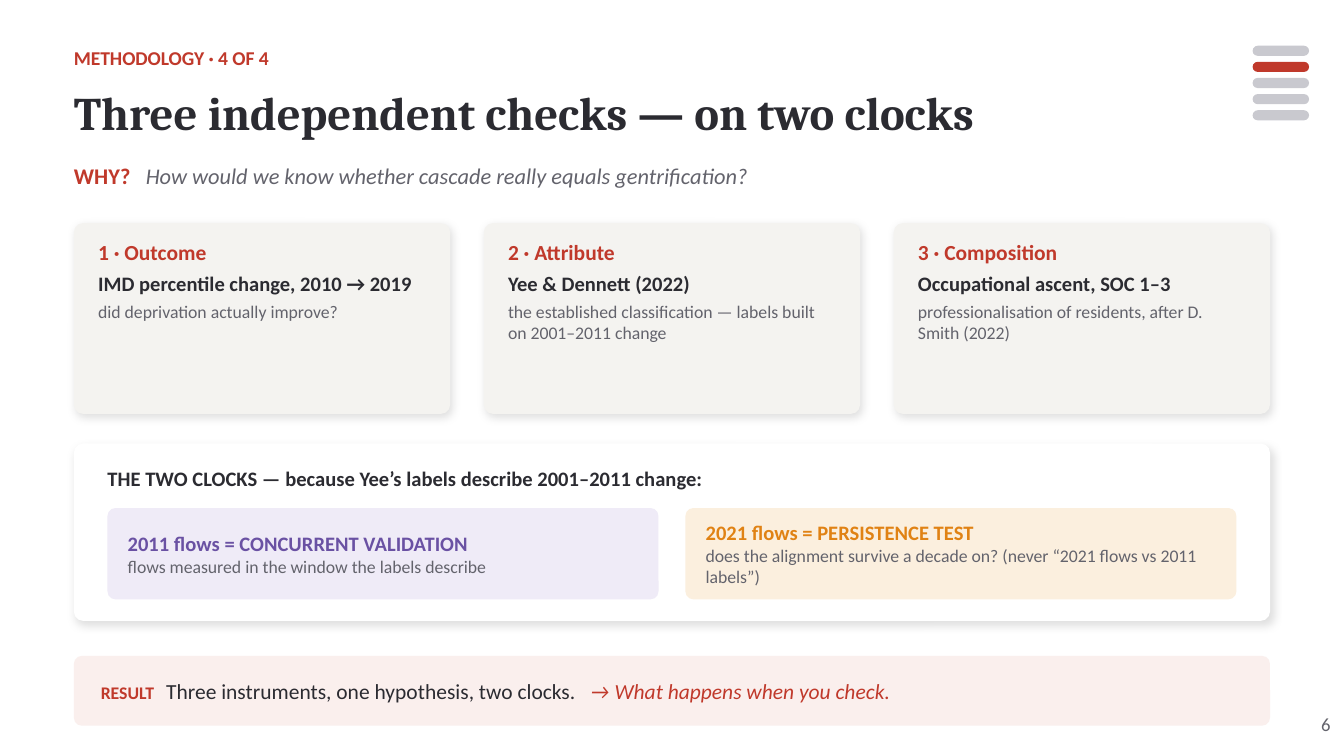
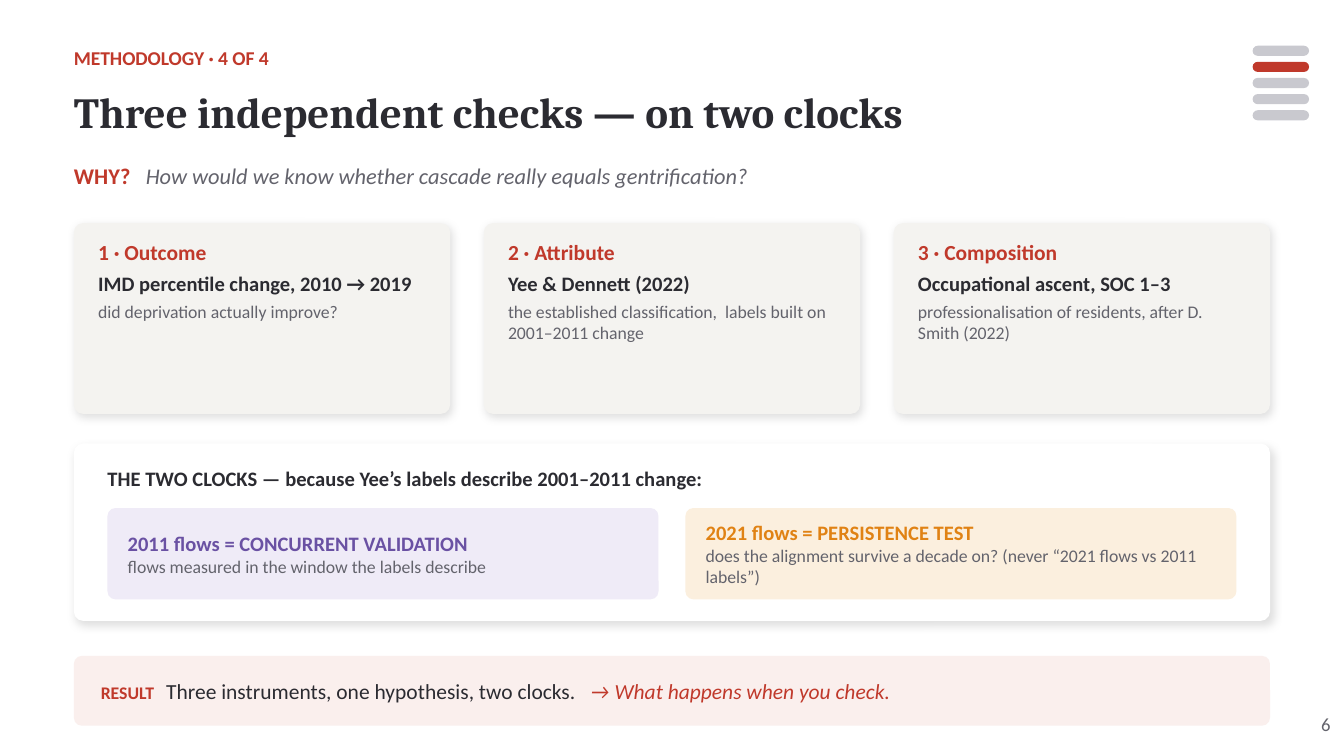
Before and after one commit to yxing82/CASA-Dissertation, a slide deck: slide 6 of mini-conference/Flow_Gentrification_Deck_v7_20260705.pptx. Drawn at 1344x756 pixels with LibreOffice and Linux fonts; fonts in the diff are those of the drawing. Boxes give left, top, right and bottom in pixels: in the first picture for what was removed or moved away, otherwise in the second. Text is boxed around its words. In the diff, an @@ line names an element or a change of style, - is before the commit and + after.

```diff
--- a/mini-conference/Flow_Gentrification_Deck_v7_20260705.pptx
+++ b/mini-conference/Flow_Gentrification_Deck_v7_20260705.pptx
@@ text "Three independent checks — on ..." at <box>74,98,903,137</box>: size 25 to 23 pt @@
@@ text at <box>508,305,826,342</box>: text changed @@
-the established classification — labels built on 2001–2011 change
+the established classification, labels built on 2001–2011 change
```
Also in this commit, not shown: 11 other slides changed, 6 other files.
